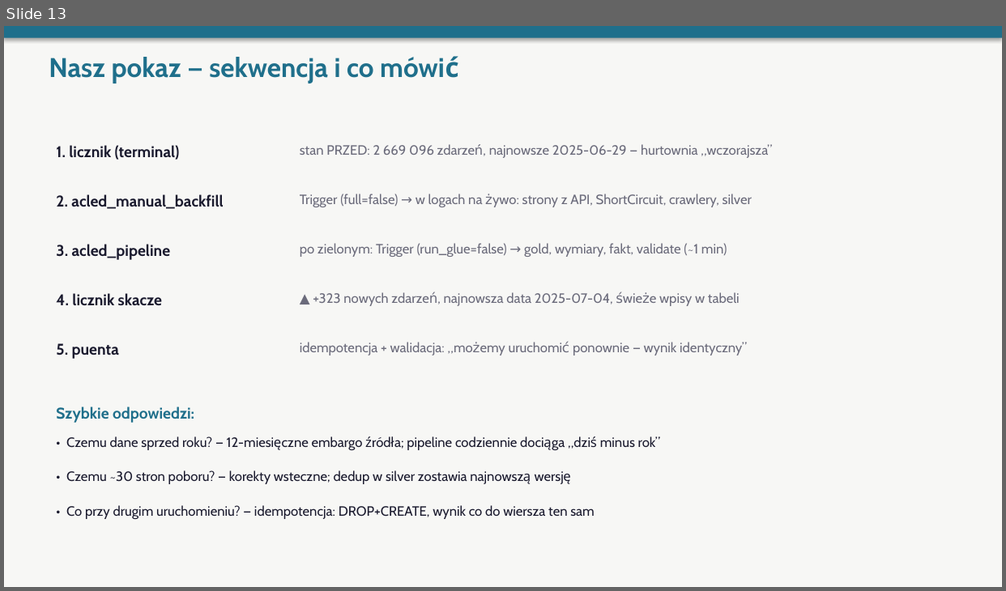
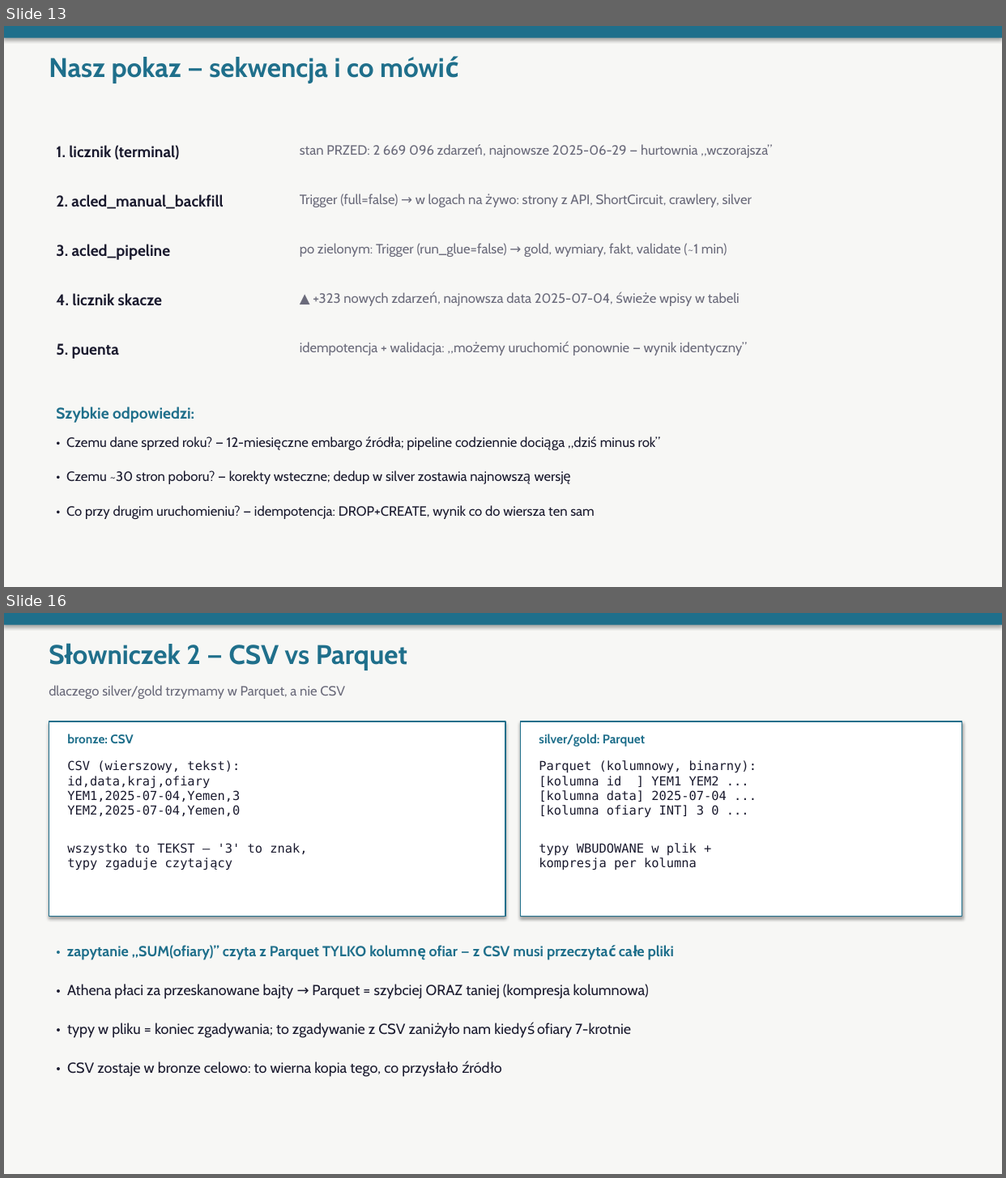
Before and after one commit to oskarfightingthekube/acled-etl-dashboard, a slide deck: docs/prezentacja_etl.pptx. Shown one above the other, each under a label of ours: slide 13 before the commit, slides 13 and 16 after it; the slides between them are not shown. The pictures are 1006x591 and 1006x1178 pixels, drawn with LibreOffice and Linux fonts; fonts in the diff are those of the drawing. Boxes give left, top, right and bottom in pixels: in the first picture for what was removed or moved away, otherwise in the second. Text is boxed around its words. In the diff, an @@ line names an element or a change of style, - is before the commit and + after.

```diff
--- a/docs/prezentacja_etl.pptx
+++ b/docs/prezentacja_etl.pptx
@@ slide 16 added at (x1=4, y1=613, x2=1002, y2=1174), background #F7F7F5 @@
@@ rectangle added at (x1=4, y1=613, x2=1002, y2=625), fill #1F6F8B @@
@@ text added at (x1=186, y1=645, x2=407, y2=671), 26 pt, text #1F6F8B, bold @@
+Słowniczek 2 — CSV vs Parquet
@@ text added at (x1=49, y1=685, x2=345, y2=699), 13 pt, text #6B6B7B @@
+dlaczego silver/gold trzymamy w Parquet, a nie CSV
@@ rectangle added at (x1=49, y1=722, x2=505, y2=916), fill #FFFFFF, outline #1F6F8B 1 pt @@
@@ text added at (x1=67, y1=734, x2=133, y2=743), 12 pt, text #1F6F8B, bold @@
+bronze: CSV
@@ rectangle added at (x1=521, y1=722, x2=962, y2=916), fill #FFFFFF, outline #1F6F8B 1 pt @@
@@ text added at (x1=539, y1=734, x2=645, y2=747), 12 pt, text #1F6F8B, bold @@
+silver/gold: Parquet
@@ text added at (x1=67, y1=760, x2=307, y2=871), 12 pt, text #1A1A2E @@
+CSV (wierszowy, tekst):
+id,data,kraj,ofiary
+YEM1,2025-07-04,Yemen,3
+YEM2,2025-07-04,Yemen,0
+wszystko to TEKST — '3' to znak,
+typy zgaduje czytający
@@ text added at (x1=539, y1=760, x2=756, y2=871), 12 pt, text #1A1A2E @@
+Parquet (kolumnowy, binarny):
+[kolumna id ] YEM1 YEM2 ...
+[kolumna data] 2025-07-04 ...
+[kolumna ofiary INT] 3 0 ...
+typy WBUDOWANE w plik +
+kompresja per kolumna
@@ text added at (x1=67, y1=945, x2=674, y2=960), 14 pt, text #1F6F8B, bold @@
+• zapytanie „SUM(ofiary)” czyta z Parquet TYLKO kolumnę ofiar — z CSV musi przeczytać całe pliki
@@ text added at (x1=67, y1=984, x2=649, y2=999), 14 pt, text #1A1A2E @@
+• Athena płaci za przeskanowane bajty → Parquet = szybciej ORAZ taniej (kompresja kolumnowa)
@@ text added at (x1=67, y1=1023, x2=631, y2=1038), 14 pt, text #1A1A2E @@
+• typy w pliku = koniec zgadywania; to zgadywanie z CSV zaniżyło nam kiedyś ofiary 7-krotnie
@@ text added at (x1=67, y1=1062, x2=398, y2=1077), 14 pt, text #1A1A2E @@
+• CSV zostaje w bronze celowo: to wierna kopia tego, co przysłało źródło
```
Also in this commit, not shown: 7 other slides added.
